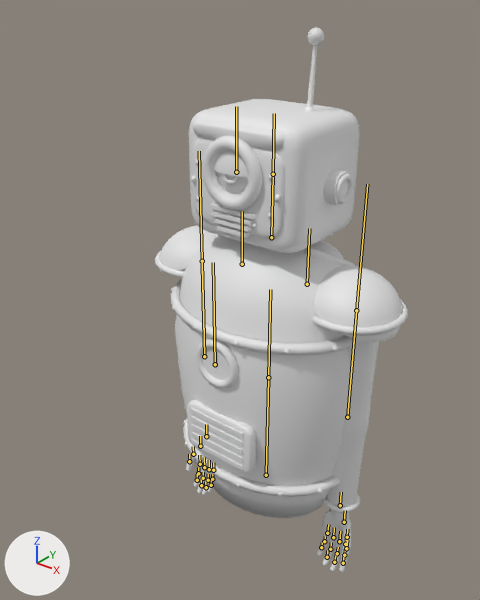
Renders of the glTF model assets/models/brass.glb from each side of a commit.
The view is the same before and after, from a 50 mm lens placed at (0.8, -1.11, 0.87), pointed at (-0.018, -0.088, 0.236). The axes (+X, +Y, +Z) are drawn at lower left. The lights are the same throughout. The first picture is the older version. The bones that bend it are drawn over the model as lines.

The first picture shows 'brass_body'.
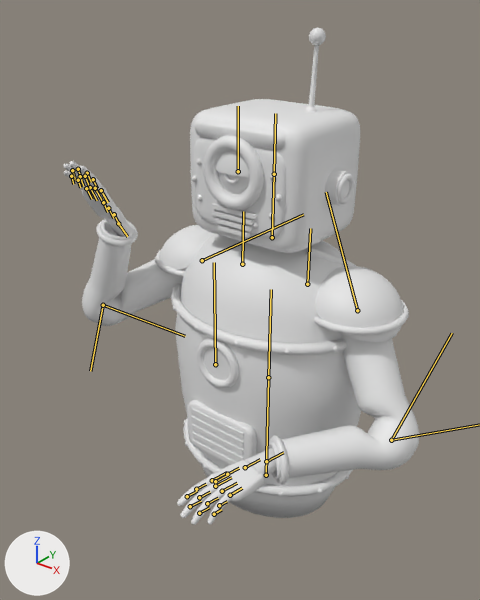
The newer file adds an action. The first version stands in its rest pose; the second is drawn at frame 2 of the action 'emote_wave'.

Changed parts and their boxes [x1, y1, x2, y2] in the pictures (480 x 600 px):
'brass_body', posed (41% wider, 9% shorter): before [155, 27, 408, 572]; after [64, 27, 420, 525]
bone 'clavicle.R', root to tip: before (242, 264) to (242, 211); after (242, 264) to (243, 211)
bone 'upperarm.R', root to tip: before (202, 261) to (199, 151); after (202, 260) to (303, 214)
bone 'elbow.R', root to tip: before (204, 356) to (202, 261); after (103, 305) to (185, 336)
bone 'forearm.R', root to tip: before (204, 356) to (202, 265); after (103, 305) to (90, 371)
bone 'hand.R', root to tip: before (206, 436) to (206, 424); after (118, 223) to (127, 236)
bone 'index2.R', root to tip: before (198, 473) to (198, 467); after (93, 179) to (97, 188)
bone 'index3.R', root to tip: before (197, 480) to (197, 474); after (87, 173) to (91, 182)
bone 'middle1.R', root to tip: before (204, 467) to (204, 457); after (95, 188) to (102, 201)
bone 'middle2.R', root to tip: before (203, 478) to (203, 472); after (85, 176) to (89, 186)
bone 'ring1.R', root to tip: before (209, 469) to (209, 460); after (90, 187) to (97, 200)
bone 'ring2.R', root to tip: before (208, 480) to (208, 474); after (80, 176) to (83, 186)
bone 'little1.R', root to tip: before (213, 470) to (213, 462); after (86, 188) to (92, 199)
bone 'little2.R', root to tip: before (212, 479) to (212, 474); after (78, 180) to (80, 187)
bone 'thumb1.R', root to tip: before (200, 446) to (200, 436); after (114, 214) to (121, 227)
bone 'thumb2.R', root to tip: before (193, 454) to (193, 446); after (108, 208) to (113, 218)
bone 'thumb3.R', root to tip: before (189, 461) to (189, 454); after (103, 202) to (107, 212)
bone 'upperarm.L', root to tip: before (356, 310) to (367, 184); after (357, 310) to (326, 192)
bone 'elbow.L', root to tip: before (347, 417) to (356, 310); after (391, 440) to (452, 333)
bone 'hand.L', root to tip: before (340, 505) to (341, 492); after (266, 461) to (283, 452)

The change in detail:
Bone 'clavicle.R' (bone_clavicle_r) turns from (0, 0, 0) to (0, 0, -1) degrees about its own x, y and z.
Bone 'upperarm.R' (bone_upperarm_r) turns from (0, 0, 0) to (50, 147, -24) degrees about its own x, y and z.
Bone 'elbow.R' (bone_elbow_r) turns from (0, 0, 0) to (63, 0, 0) degrees about its own x, y and z.
Bone 'forearm.R' (bone_forearm_r) turns from (0, 0, 0) to (125, 0, 0) degrees about its own x, y and z.
Bone 'hand.R' (bone_hand_r) turns from (0, 0, 0) to (-43, -29, 29) degrees about its own x, y and z.
Bone 'index2.R' (bone_index2_r) turns from (0, 0, 0) to (5, 0, 0) degrees about its own x, y and z.
Bone 'index3.R' (bone_index3_r) turns from (0, 0, 0) to (4, 0, 0) degrees about its own x, y and z.
Bone 'middle1.R' (bone_middle1_r) turns from (0, 0, 0) to (6, 0, 0) degrees about its own x, y and z.
Bone 'middle2.R' (bone_middle2_r) turns from (0, 0, 0) to (7, 0, 0) degrees about its own x, y and z.
Bone 'ring1.R' (bone_ring1_r) turns from (0, 0, 0) to (8, 0, 0) degrees about its own x, y and z.
Bone 'ring2.R' (bone_ring2_r) turns from (0, 0, 0) to (8, 0, 0) degrees about its own x, y and z.
Bone 'little1.R' (bone_little1_r) turns from (0, 0, 0) to (9, 1, 1) degrees about its own x, y and z.
Bone 'little2.R' (bone_little2_r) turns from (0, 0, 0) to (9, 1, 0) degrees about its own x, y and z.
Bone 'thumb1.R' (bone_thumb1_r) turns from (0, 0, 0) to (7, 1, 4) degrees about its own x, y and z.
Bone 'thumb2.R' (bone_thumb2_r) turns from (0, 0, 0) to (-1, -2, -6) degrees about its own x, y and z.
Bone 'thumb3.R' (bone_thumb3_r) turns from (0, 0, 0) to (-1, -3, -7) degrees about its own x, y and z.
Bone 'upperarm.L' (bone_upperarm_l) turns from (0, 0, 0) to (23, 152, 47) degrees about its own x, y and z.
Bone 'elbow.L' (bone_elbow_l) turns from (0, 0, 0) to (46, 0, 0) degrees about its own x, y and z.
Bone 'forearm.L' (bone_forearm_l) turns from (0, 0, 0) to (93, 0, 0) degrees about its own x, y and z.
Bone 'hand.L' (bone_hand_l) turns from (0, 0, 0) to (-20, 37, -27) degrees about its own x, y and z.
